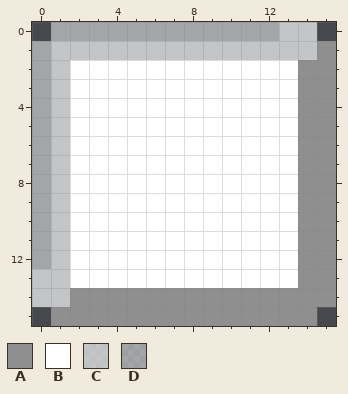
File history of a pixel-art file, Assets/Sprites/block.aseprite. The picture above is the old version.
16x16 pixels, 1 frame.
Palette (. is transparent): A #8f8f8f  B #ffffff  C #ffffffae  D #ffffff81
Pixels before, first column x 0:
 0 .DDDDDDDDDDDDCC.
 1 DCCCCCCCCCCCCCCA
 2 DCBBBBBBBBBBBBAA
 3 DCBBBBBBBBBBBBAA
 4 DCBBBBBBBBBBBBAA
 5 DCBBBBBBBBBBBBAA
 6 DCBBBBBBBBBBBBAA
 7 DCBBBBBBBBBBBBAA
 8 DCBBBBBBBBBBBBAA
 9 DCBBBBBBBBBBBBAA
10 DCBBBBBBBBBBBBAA
11 DCBBBBBBBBBBBBAA
12 DCBBBBBBBBBBBBAA
13 CCBBBBBBBBBBBBAA
14 CCAAAAAAAAAAAAAA
15 .AAAAAAAAAAAAAA.
New version:
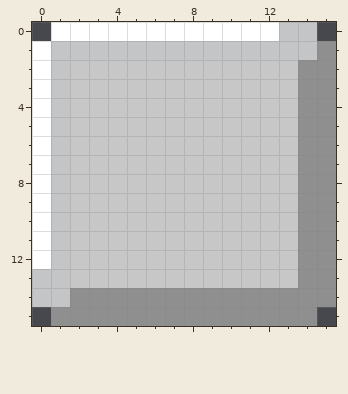
Edits made:
colour B: #ffffff -> #c7c7c7
colour D: #ffffff81 -> #ffffff
